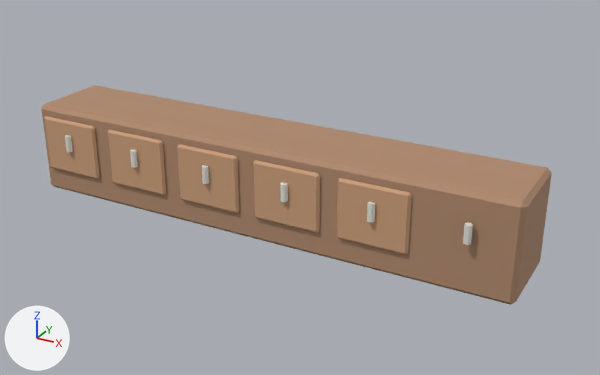
The Blender file assets/blender/furniture/furniture.blend: old version first, new version second.
The view is the same before and after, from a 50 mm lens placed at (4.08, -6.8, 3.87), pointed at (0.32, 0.04, 0.45). Every picture has the same lights, and +X, +Y and +Z are marked at lower left. The older version comes first. The same objects are shown in both versions, whatever each file hides.

In view in the first picture: 'pickup_counter:body', 'pickup_counter:handle:0', 'pickup_counter:handle:1', 'pickup_counter:handle:2', 'pickup_counter:handle:3', 'pickup_counter:handle:4', 'pickup_counter:handle:5', 'pickup_counter:panel:0', 'pickup_counter:panel:1', 'pickup_counter:panel:2', 'pickup_counter:panel:3', 'pickup_counter:panel:4'.
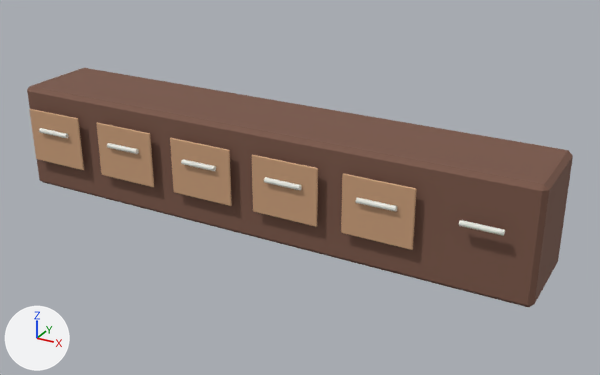
Where the newer file only moved an object's origin or applied its transform, the numbers keep the older frame.

Pixel boxes (x1, y1, x2, y2) of what changed, in the pictures (600 x 375 px):
'pickup_counter:body', recoloured, rescaled (7% wider, 9% taller): before (41, 85, 552, 305); after (27, 68, 573, 307)
'pickup_counter:panel:4', moved: before (336, 178, 412, 255); after (341, 173, 417, 250)
'pickup_counter:panel:3', moved: before (253, 160, 320, 233); after (252, 155, 318, 227)
'pickup_counter:panel:2', moved: before (177, 144, 239, 213); after (170, 138, 232, 206)
'pickup_counter:panel:1', moved: before (108, 130, 166, 196); after (96, 122, 154, 187)
'pickup_counter:panel:0', moved: before (45, 116, 100, 179); after (29, 109, 84, 170)
'pickup_counter:handle:5', reshaped: before (463, 222, 473, 245); after (459, 220, 505, 236)
'pickup_counter:handle:4', reshaped: before (367, 202, 375, 222); after (356, 197, 397, 212)
'pickup_counter:handle:3', reshaped: before (280, 183, 288, 202); after (264, 177, 302, 190)
'pickup_counter:handle:2', reshaped (350% wider, 35% shorter): before (202, 165, 209, 184); after (181, 159, 216, 171)
'pickup_counter:handle:1', reshaped: before (130, 149, 138, 168); after (107, 143, 139, 154)
'pickup_counter:handle:0', reshaped (244% wider, 39% shorter): before (65, 135, 73, 152); after (39, 128, 69, 138)

What changed in the scene script:
```text
Change me_cube_229:
    used by ob_pickup_counter_body; parent = ob_pickup_counter_root; location = (0.0, 0.0, 0.5)
    remove me_cube_229.from_pydata(...)  # 8 vertices, 6 faces; spans x -2.72..2.72, y -0.46..0.46, z -0.5..0.5
    remove me_cube_229.materials.append(mat_bb_wood)  # brown #b18b6f
    add me_cube_229.from_pydata(...)  # 8 vertices, 6 faces; spans x -2.88..2.88, y -0.48..0.48, z -0.58..0.58
    me_cube_229 part 1: the whole mesh is scaled about its middle by (1.06, 1.04, 1.16)
    add me_cube_229.materials.append(mat_bb_wood_dark)  # brown #7c594b
Change me_cylinder_110:
    used by ob_pickup_counter_handle_0; parent = ob_pickup_counter_root; location = (-2.267, -0.515, 0.64)
    remove me_cylinder_110.from_pydata(...)  # 20 vertices, 12 faces; spans x -0.033..0.033, y -0.035..0.035, z -0.09..0.09
    add me_cylinder_110.from_pydata(...)  # 20 vertices, 12 faces; spans x -0.325..0.059, y -0.096..-0.044, z 0.095..0.145
    me_cylinder_110 part 2: 20 of 20 vertices moved; they spanned x -0.033..0.033, y -0.035..0.035, z -0.09..0.09 and now span x -0.325..0.059, y -0.096..-0.044, z 0.095..0.145; mean shift (-0.133, -0.07, 0.12)
Change me_cylinder_111:
    used by ob_pickup_counter_handle_1; parent = ob_pickup_counter_root; location = (-1.36, -0.515, 0.64)
    remove me_cylinder_111.from_pydata(...)  # 20 vertices, 12 faces; spans x -0.033..0.033, y -0.035..0.035, z -0.09..0.09
    add me_cylinder_111.from_pydata(...)  # 20 vertices, 12 faces; spans x -0.272..0.112, y -0.096..-0.044, z 0.095..0.145
    me_cylinder_111 part 3: 20 of 20 vertices moved; they spanned x -0.033..0.033, y -0.035..0.035, z -0.09..0.09 and now span x -0.272..0.112, y -0.096..-0.044, z 0.095..0.145; mean shift (-0.08, -0.07, 0.12)
Change me_cylinder_112:
    used by ob_pickup_counter_handle_2; parent = ob_pickup_counter_root; location = (-0.453, -0.515, 0.64)
    remove me_cylinder_112.from_pydata(...)  # 20 vertices, 12 faces; spans x -0.033..0.033, y -0.035..0.035, z -0.09..0.09
    add me_cylinder_112.from_pydata(...)  # 20 vertices, 12 faces; spans x -0.219..0.165, y -0.096..-0.044, z 0.095..0.145
    me_cylinder_112 part 4: 20 of 20 vertices moved; they spanned x -0.033..0.033, y -0.035..0.035, z -0.09..0.09 and now span x -0.219..0.165, y -0.096..-0.044, z 0.095..0.145; mean shift (-0.027, -0.07, 0.12)
Change me_cylinder_113:
    used by ob_pickup_counter_handle_3; parent = ob_pickup_counter_root; location = (0.453, -0.515, 0.64)
    remove me_cylinder_113.from_pydata(...)  # 20 vertices, 12 faces; spans x -0.033..0.033, y -0.035..0.035, z -0.09..0.09
    add me_cylinder_113.from_pydata(...)  # 20 vertices, 12 faces; spans x -0.165..0.219, y -0.096..-0.044, z 0.095..0.145
    me_cylinder_113 part 5: 20 of 20 vertices moved; they spanned x -0.033..0.033, y -0.035..0.035, z -0.09..0.09 and now span x -0.165..0.219, y -0.096..-0.044, z 0.095..0.145; mean shift (0.027, -0.07, 0.12)
Change me_cylinder_114:
    used by ob_pickup_counter_handle_4; parent = ob_pickup_counter_root; location = (1.36, -0.515, 0.64)
    remove me_cylinder_114.from_pydata(...)  # 20 vertices, 12 faces; spans x -0.033..0.033, y -0.035..0.035, z -0.09..0.09
    add me_cylinder_114.from_pydata(...)  # 20 vertices, 12 faces; spans x -0.112..0.272, y -0.096..-0.044, z 0.095..0.145
    me_cylinder_114 part 6: 20 of 20 vertices moved; they spanned x -0.033..0.033, y -0.035..0.035, z -0.09..0.09 and now span x -0.112..0.272, y -0.096..-0.044, z 0.095..0.145; mean shift (0.08, -0.07, 0.12)
Change me_cylinder_115:
    used by ob_pickup_counter_handle_5; parent = ob_pickup_counter_root; location = (2.267, -0.515, 0.64)
    remove me_cylinder_115.from_pydata(...)  # 20 vertices, 12 faces; spans x -0.033..0.033, y -0.035..0.035, z -0.09..0.09
    add me_cylinder_115.from_pydata(...)  # 20 vertices, 12 faces; spans x -0.059..0.325, y -0.096..-0.044, z 0.095..0.145
    me_cylinder_115 part 7: 20 of 20 vertices moved; they spanned x -0.033..0.033, y -0.035..0.035, z -0.09..0.09 and now span x -0.059..0.325, y -0.096..-0.044, z 0.095..0.145; mean shift (0.133, -0.07, 0.12)
Change ob_pickup_counter_body:
    ob_pickup_counter_body.location: (0.0, 0.0, 0.5) -> (0.0, 0.0, 0.61)
Change ob_pickup_counter_panel_0:
    ob_pickup_counter_panel_0.location: (-2.267, -0.475, 0.58) -> (-2.4, -0.557, 0.68)
Change ob_pickup_counter_panel_1:
    ob_pickup_counter_panel_1.location: (-1.36, -0.475, 0.58) -> (-1.44, -0.557, 0.68)
Change ob_pickup_counter_panel_2:
    ob_pickup_counter_panel_2.location: (-0.453, -0.475, 0.58) -> (-0.48, -0.557, 0.68)
Change ob_pickup_counter_panel_3:
    ob_pickup_counter_panel_3.location: (0.453, -0.475, 0.58) -> (0.48, -0.557, 0.68)
Change ob_pickup_counter_panel_4:
    ob_pickup_counter_panel_4.location: (1.36, -0.475, 0.58) -> (1.44, -0.557, 0.68)
```
